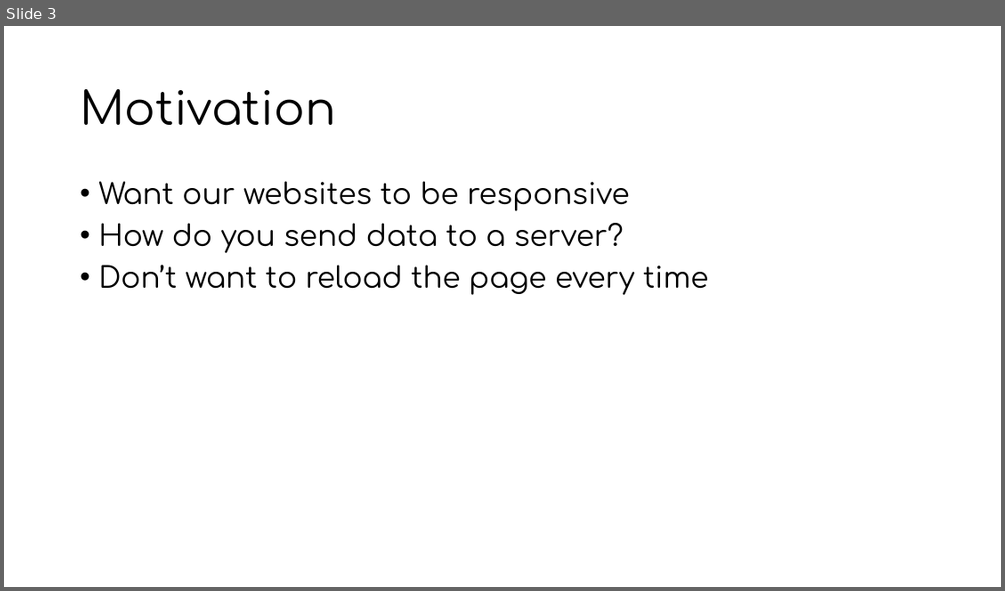
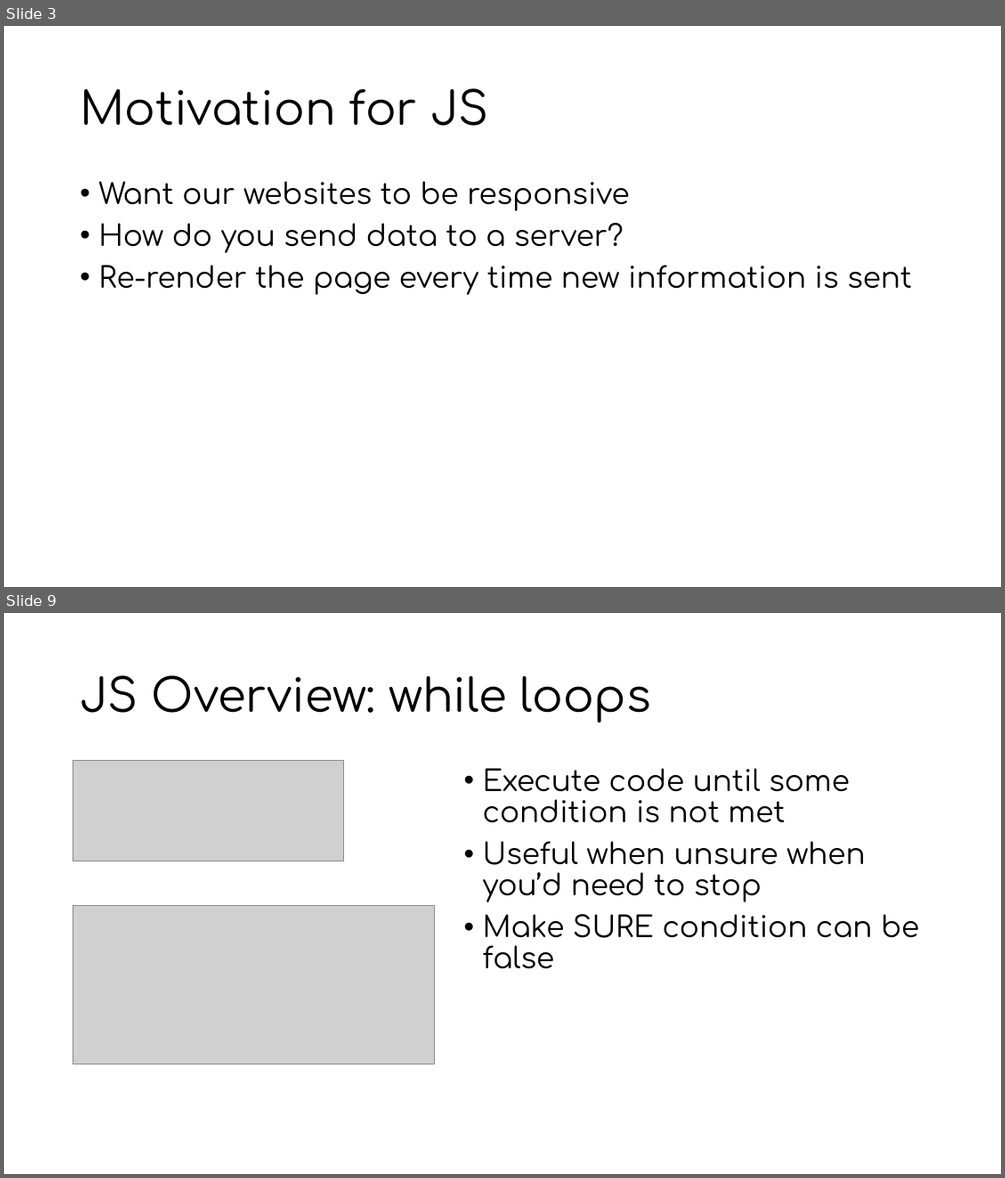
Before and after one commit to MiBioSoft2017/2017FallBootCamp, a slide deck: Javascript/JS Tutorial.pptx. Shown one above the other, each under a label of ours: slide 3 before the commit, slides 3 and 9 after it; the slides between them are not shown. The pictures are 1005x591 and 1005x1178 pixels, drawn with LibreOffice and Linux fonts; fonts in the diff are those of the drawing; grey boxes stand for pictures. Boxes give left, top, right and bottom in pixels: in the first picture for what was removed or moved away, otherwise in the second. Text is boxed around its words. In the diff, an @@ line names an element or a change of style, - is before the commit and + after.

```diff
--- a/Javascript/JS Tutorial.pptx
+++ b/Javascript/JS Tutorial.pptx
@@ slide 9 added at bbox=[4, 613, 1001, 1174], background #FFFFFF @@
@@ title added at bbox=[80, 675, 651, 722], 44 pt, text #000000 @@
+JS Overview: while loops
@@ picture added at bbox=[73, 761, 343, 861] @@
@@ text added at bbox=[483, 768, 919, 968], 28 pt, text #000000 @@
+• Execute code until some condition is not met
+• Useful when unsure when you’d need to stop
+• Make SURE condition can be false
@@ picture added at bbox=[73, 906, 435, 1063] @@
@@ slide 3 changed as well @@
@@ title at bbox=[80, 88, 488, 126]: text changed @@
-Motivation
+Motivation for JS
@@ text at bbox=[98, 265, 912, 295]: text changed @@
-• Don’t want to reload the page every time
+• Re-render the page every time new information is sent
```
Also in this commit, not shown: 3 other slides changed, 12 other slides added, 2 slides removed.
